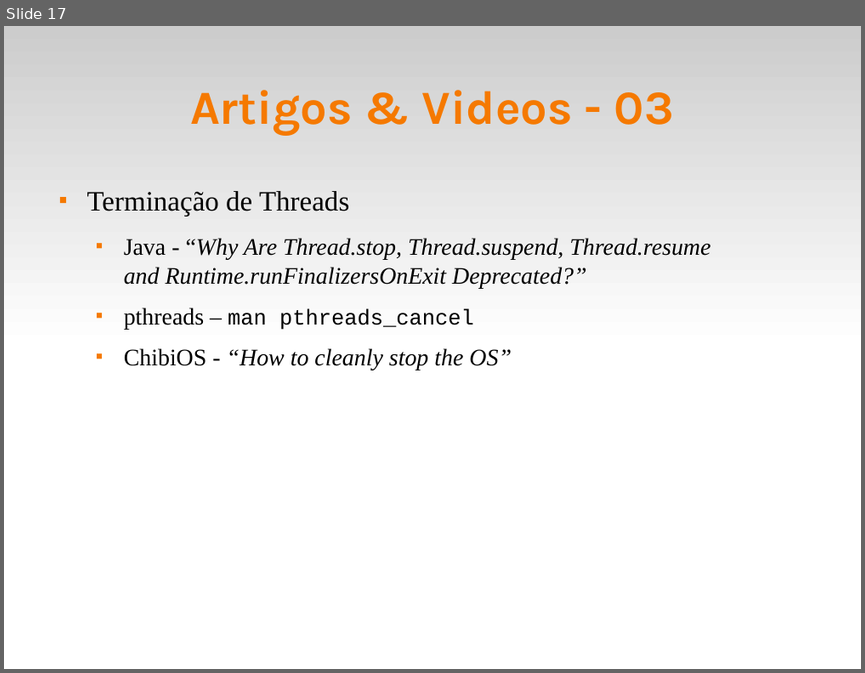
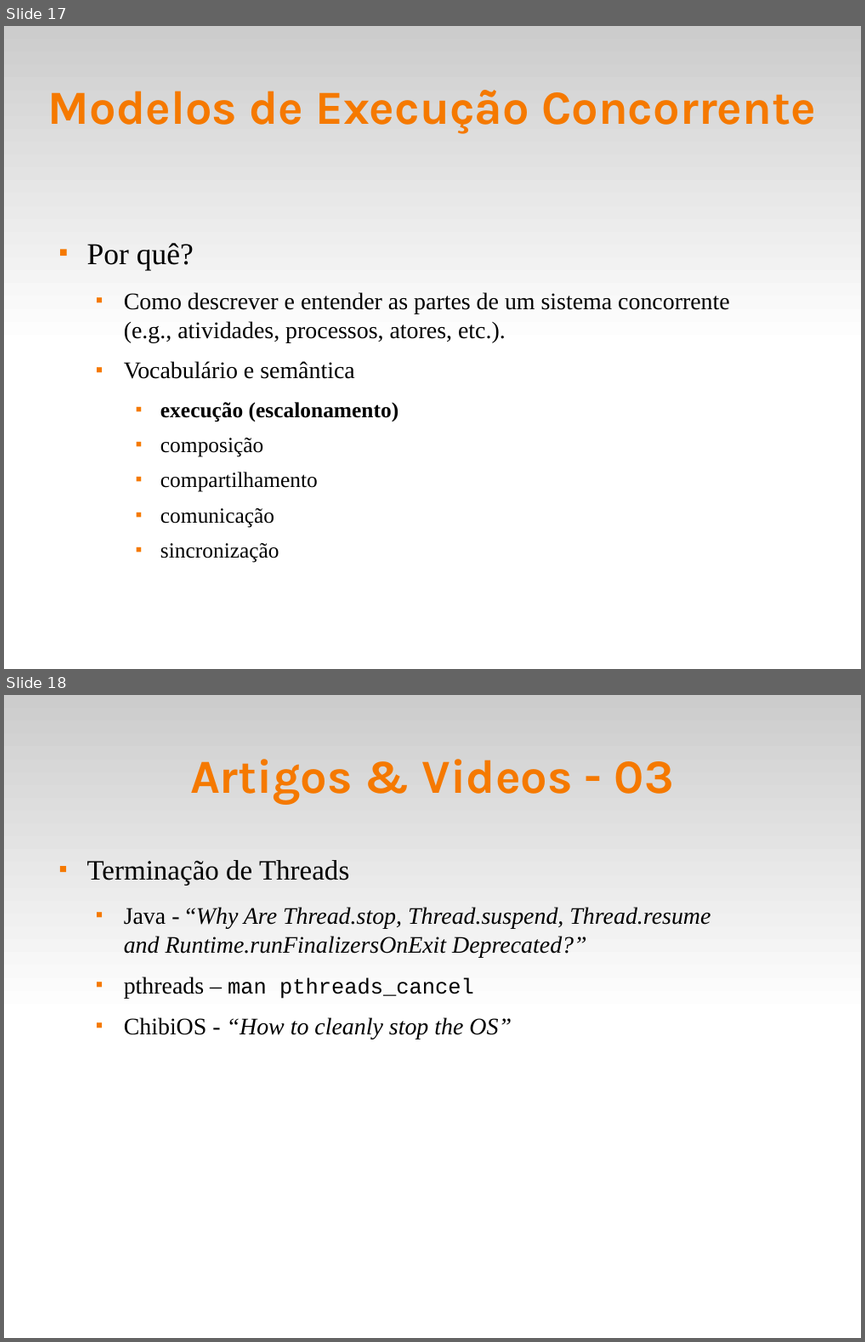
Before and after one commit to fsantanna-uerj/reativos, a slide deck: slides/03_modelos.odp. Shown one above the other, each under a label of ours: slide 17 before the commit, slides 17 and 18 after it. The pictures are 865x673 and 865x1342 pixels, drawn with LibreOffice and Linux fonts; fonts in the diff are those of the drawing. Boxes give left, top, right and bottom in pixels: in the first picture for what was removed or moved away, otherwise in the second. Text is boxed around its words. In the diff, an @@ line names an element or a change of style, - is before the commit and + after.

```diff
--- a/slides/03_modelos.odp
+++ b/slides/03_modelos.odp
@@ slide 17 added at (4,26,861,669), background #FFFFFF; not listed: 1 template element that a slide beside it also shows @@
@@ title added at (48,90,816,134), 44 pt, text #F57900, bold @@
+Modelos de Execução Concorrente
@@ text added at (87,243,730,562), 22 pt, text #000000 @@
+■ Por quê?
+  ■ Como descrever e entender as partes de um sistema concorrente (e.g., atividades, processos, atores, etc.).
+  ■ Vocabulário e semântica
+    ■ execução (escalonamento)
+    ■ composição
+    ■ compartilhamento
+    ■ comunicação
+    ■ sincronização
@@ what was slide 17 is now slide 18 @@
```
Also in this commit, not shown: 3 slides changed, 1 other slide added, 1 slide removed, 1 other file.
